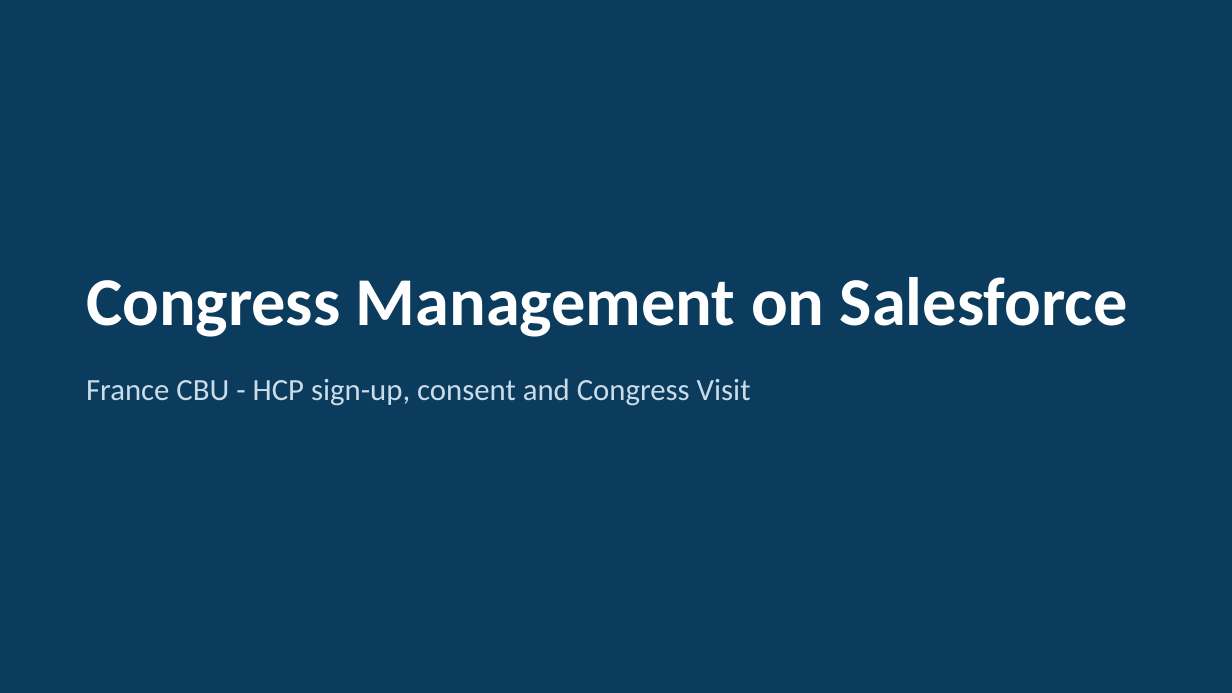
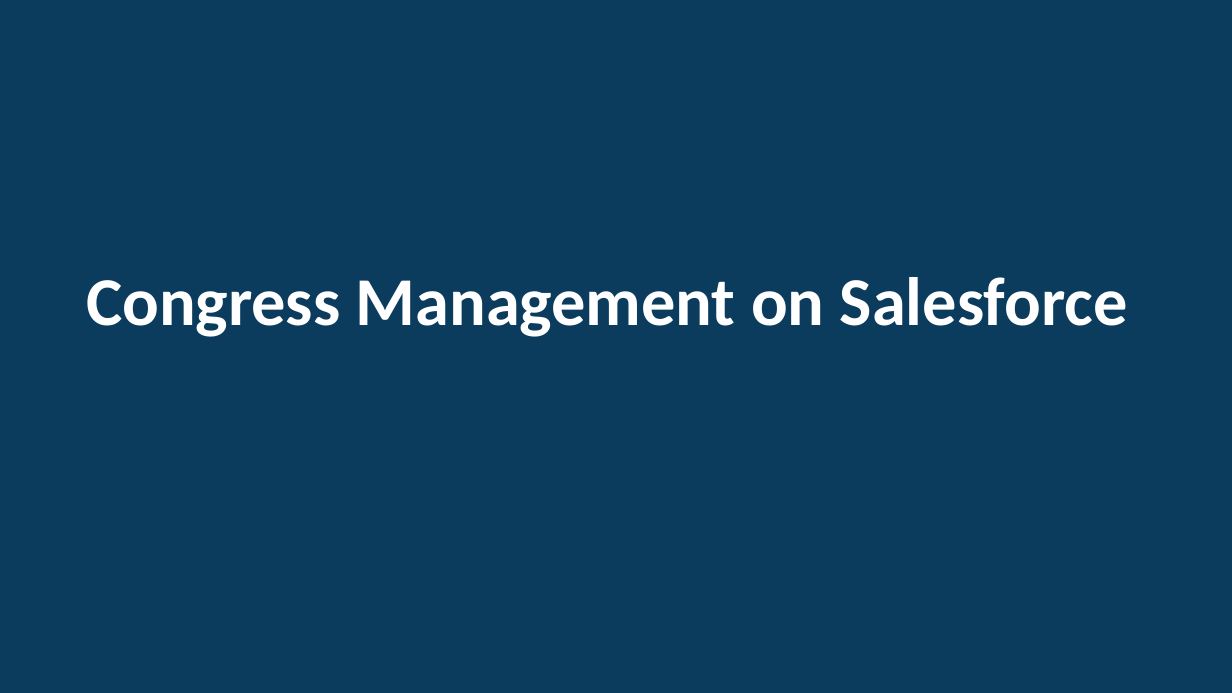
Before and after one commit to patrik8585/claude, a slide deck: slide 1 of slides/France_CBU_Congress_Solution.pptx. Drawn at 1232x693 pixels with LibreOffice and Linux fonts; fonts in the diff are those of the drawing. Boxes give left, top, right and bottom in pixels: in the first picture for what was removed or moved away, otherwise in the second. Text is boxed around its words. In the diff, an @@ line names an element or a change of style, - is before the commit and + after.

```diff
--- a/slides/France_CBU_Congress_Solution.pptx
+++ b/slides/France_CBU_Congress_Solution.pptx
@@ text removed at (86, 378, 751, 406) @@
-France CBU - HCP sign-up, consent and Congress Visit
```
Also in this commit, not shown: 3 other slides changed, 4 slides added, 9 slides removed.
